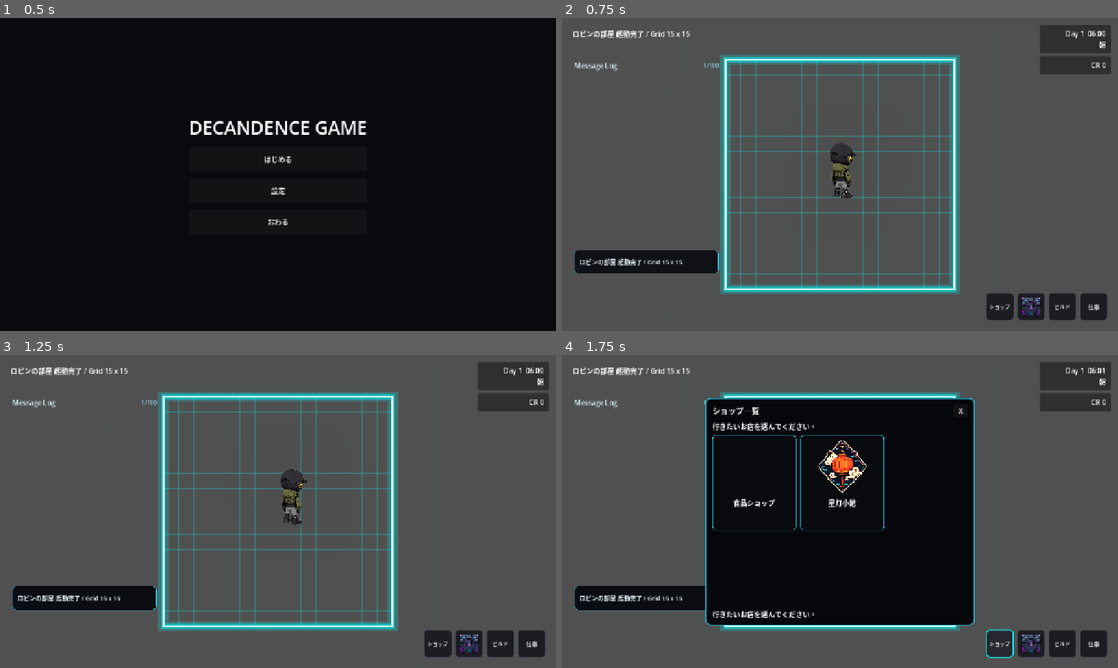
Above: before the commit, frames 1-4 (two rows, left to right).
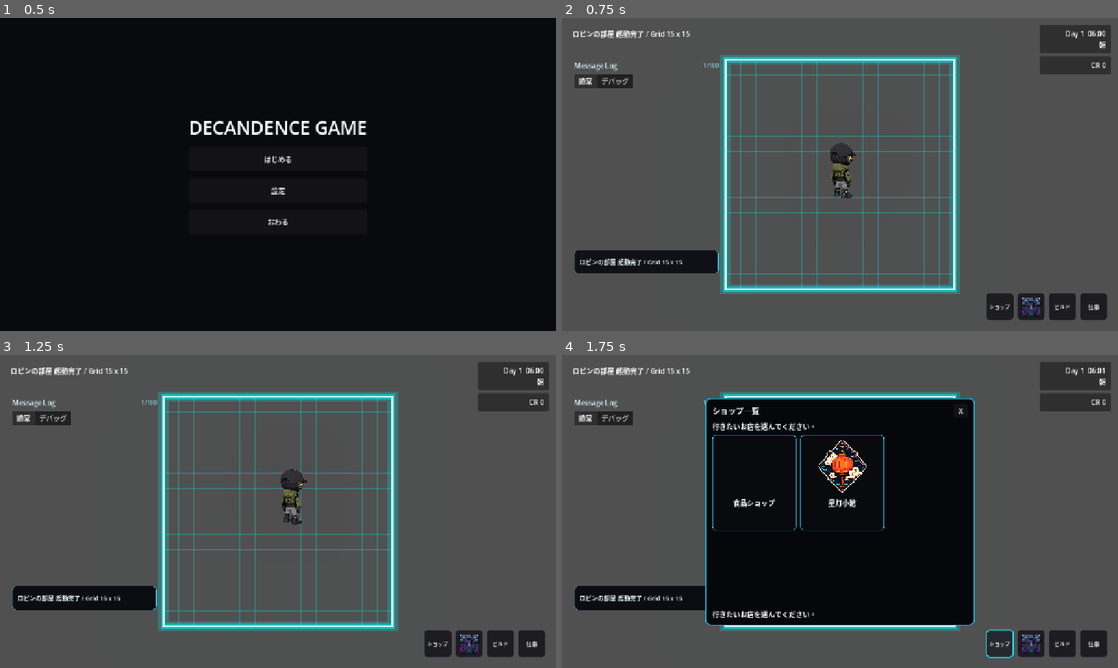
Above: after the commit, the same moments.

Repository: grimoire1089-coder/optimistic
Game: Godot game, scene res://Scenes/Boot/TitleScene.tscn
Two runs of this game, one before a commit and one after it. Both use one fixed random seed, a clock stepped at 60 frames per second and the inputs below. Sound files missing from this copy of the repository are replaced by a short silence.
Inputs:
- Up to frame 1 (0.5 s): no input
- Up to frame 2 (0.75 s): click "はじめる" at 0.5 s
- Up to frame 3 (1.25 s): no input
- Up to frame 4 (1.75 s): click "ショップ" at 1.25 s

Frame 1 is identical in both runs. In frame 2, 0.4% of the frame differs, in the area x 2-13%, y 18-23%; in frame 3, 0.5%, in the area x 2-28%, y 18-82%; in frame 4, 0.5%.

Commit message:
Add tabs to HUD message log scene

Diff:
--- a/Scenes/UI/HUD/MessageLogPanel.tscn
+++ b/Scenes/UI/HUD/MessageLogPanel.tscn
@@ -52,17 +52,23 @@
 theme_override_colors/font_color = Color(0.58, 0.9, 1, 0.9)
 theme_override_font_sizes/font_size = 13
 
+[node name="LogTabBar" type="TabBar" parent="MarginContainer/Rows"]
+unique_name_in_owner = true
+custom_minimum_size = Vector2(0, 30)
+layout_mode = 2
+size_flags_horizontal = 3
+
 [node name="EmptyLabel" type="Label" parent="MarginContainer/Rows"]
 unique_name_in_owner = true
 layout_mode = 2
-text = "まだログはありません"
+text = "通常ログはありません"
 autowrap_mode = 3
 theme_override_colors/font_color = Color(0.62, 0.74, 0.82, 0.82)
 theme_override_font_sizes/font_size = 13
 
 [node name="ScrollContainer" type="ScrollContainer" parent="MarginContainer/Rows"]
 unique_name_in_owner = true
-custom_minimum_size = Vector2(0, 440)
+custom_minimum_size = Vector2(0, 402)
 layout_mode = 2
 size_flags_horizontal = 3
 size_flags_vertical = 3
@@ -70,7 +76,7 @@
 
 [node name="MessageList" type="VBoxContainer" parent="MarginContainer/Rows/ScrollContainer"]
 unique_name_in_owner = true
-custom_minimum_size = Vector2(0, 440)
+custom_minimum_size = Vector2(0, 402)
 layout_mode = 2
 size_flags_horizontal = 3
 size_flags_vertical = 3
